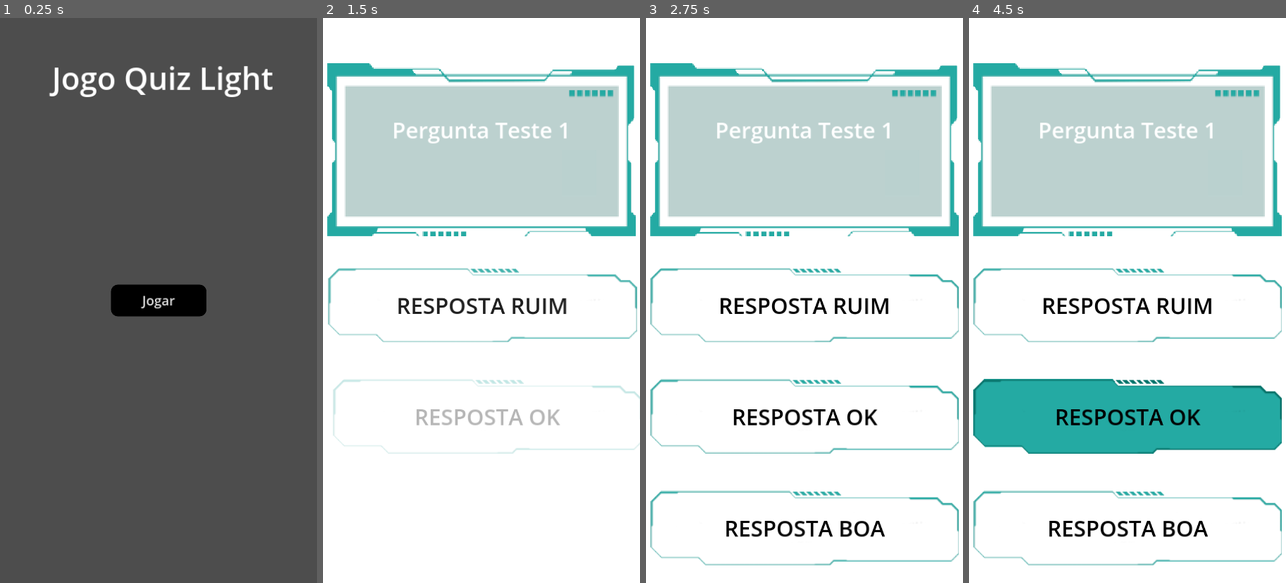
Above: before the commit, frames 1-4 (left to right).
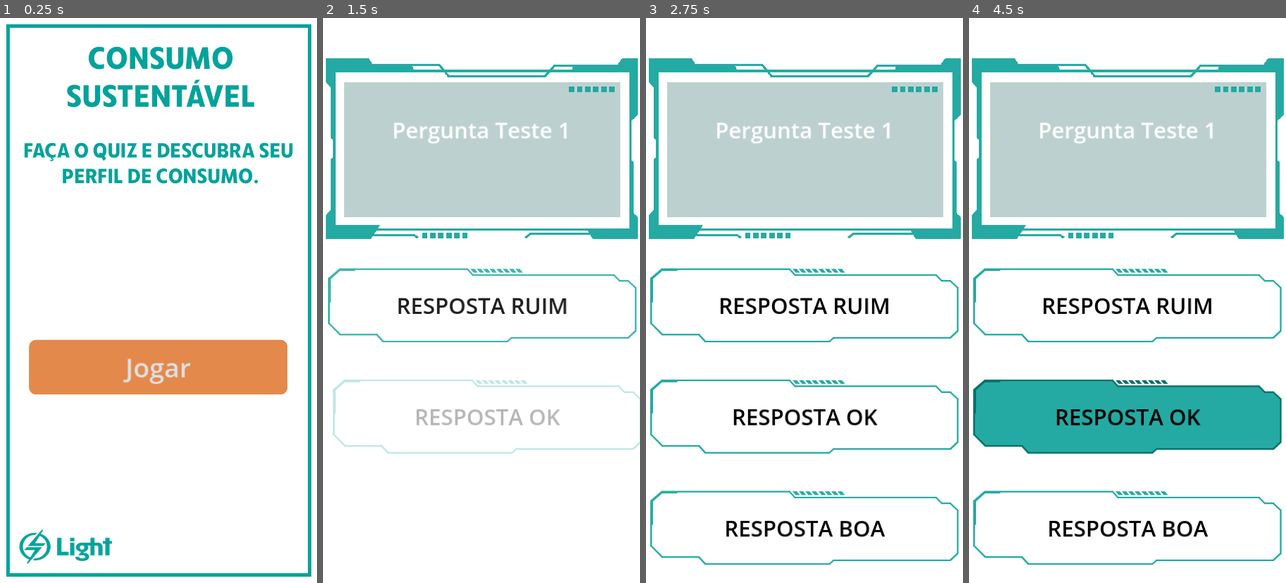
Above: after the commit, the same moments.

Repository: riquerique/Quiz-Light
Game: Godot game, scene res://scenes/menu.tscn
Same seed, same stepped clock (60 frames per second), same inputs: the game is played once before the commit and once after it.
Inputs:
- Up to frame 1 (0.25 s): no input
- Up to frame 2 (1.5 s): click "Jogar" at 0.5 s
- Up to frame 3 (2.75 s): no input
- Up to frame 4 (4.5 s): tap Enter at 3.5 s; click "RESPOSTA OK" at 4.25 s

The runs differ from the first frame. In frame 1, 99% of the frame differs, in the area x 0-100%, y 0-100%; in frame 2, 6.1%; in frame 3, 7.6%; in frame 4, 7.4%.

Commit message:
Overhaul Grafico + Pontos 2.0
Gráficos para os botões refeitos;
Background do Menu adicionado;
-------------------------------------
Mudança no sistema de pontos pra ser mais "justo"

Diff:
--- a/resources/Styles/button_hover.tres
+++ b/resources/Styles/button_hover.tres
@@ -1,7 +1,7 @@
 [gd_resource type="StyleBoxFlat" format=3 uid="uid://5hcpmylj6yyn"]
 
 [resource]
-bg_color = Color(0.0885599, 0.0885599, 0.0885599, 1)
+bg_color = Color(0.669017, 0.376672, 0.170294, 1)
 corner_radius_top_left = 16
 corner_radius_top_right = 16
 corner_radius_bottom_right = 16
--- a/resources/Styles/button_normal.tres
+++ b/resources/Styles/button_normal.tres
@@ -1,7 +1,7 @@
 [gd_resource type="StyleBoxFlat" format=3 uid="uid://k5bopk0s1r21"]
 
 [resource]
-bg_color = Color(0, 0, 0, 1)
+bg_color = Color(0.894044, 0.535675, 0.296464, 1)
 corner_radius_top_left = 16
 corner_radius_top_right = 16
 corner_radius_bottom_right = 16
--- a/scenes/main.tscn
+++ b/scenes/main.tscn
@@ -191,11 +191,17 @@
 
 [node name="TextureRect" type="TextureRect" parent="Content"]
 texture_filter = 1
-layout_mode = 0
-offset_left = 10.0
-offset_top = 102.0
-offset_right = 710.0
-offset_bottom = 495.0
+layout_mode = 1
+anchors_preset = 14
+anchor_top = 0.5
+anchor_right = 1.0
+anchor_bottom = 0.5
+offset_left = 6.0
+offset_top = -549.0
+offset_right = -5.0
+offset_bottom = -139.0
+grow_horizontal = 2
+grow_vertical = 2
 texture = ExtResource("3_8m7ml")
 
 [node name="Question_Info" type="VBoxContainer" parent="Content"]
--- a/scenes/menu.tscn
+++ b/scenes/menu.tscn
@@ -1,6 +1,7 @@
-[gd_scene load_steps=4 format=3 uid="uid://bfcimw1u8itdj"]
+[gd_scene load_steps=5 format=3 uid="uid://bfcimw1u8itdj"]
 
 [ext_resource type="Script" path="res://scripts/Controller/menu.gd" id="1_jn3gv"]
+[ext_resource type="Texture2D" uid="uid://dm2mo43q2ddnb" path="res://Assets/Images/Menu_BG.png" id="2_6i7d1"]
 [ext_resource type="StyleBox" uid="uid://5hcpmylj6yyn" path="res://resources/Styles/button_hover.tres" id="2_dpv2r"]
 [ext_resource type="StyleBox" uid="uid://k5bopk0s1r21" path="res://resources/Styles/button_normal.tres" id="2_l1mn0"]
 
@@ -13,36 +14,28 @@
 grow_vertical = 2
 script = ExtResource("1_jn3gv")
 
+[node name="TextureRect" type="TextureRect" parent="."]
+layout_mode = 0
+offset_right = 720.0
+offset_bottom = 1280.0
+texture = ExtResource("2_6i7d1")
+
 [node name="Button" type="Button" parent="."]
 layout_mode = 1
-anchors_preset = 8
-anchor_left = 0.5
+anchors_preset = 14
 anchor_top = 0.5
-anchor_right = 0.5
+anchor_right = 1.0
 anchor_bottom = 0.5
-offset_left = -108.5
-offset_top = -36.0
-offset_right = 108.5
-offset_bottom = 36.0
+offset_left = 66.0
+offset_top = 89.0
+offset_right = -67.0
+offset_bottom = 213.0
 grow_horizontal = 2
 grow_vertical = 2
-theme_override_font_sizes/font_size = 30
+theme_override_font_sizes/font_size = 60
 theme_override_styles/hover = ExtResource("2_dpv2r")
+theme_override_styles/pressed = ExtResource("2_dpv2r")
 theme_override_styles/normal = ExtResource("2_l1mn0")
 text = "Jogar"
 
-[node name="Label" type="Label" parent="."]
-layout_mode = 1
-anchors_preset = 15
-anchor_right = 1.0
-anchor_bottom = 1.0
-offset_left = 118.0
-offset_top = 88.0
-offset_right = -87.0
-offset_bottom = -1086.0
-grow_horizontal = 2
-grow_vertical = 2
-theme_override_font_sizes/font_size = 70
-text = "Jogo Quiz Light"
-
 [connection signal="pressed" from="Button" to="." method="_on_button_pressed"]
--- a/scenes/results.tscn
+++ b/scenes/results.tscn
@@ -31,12 +31,13 @@
 anchor_right = 1.0
 anchor_bottom = 0.5
 offset_top = -351.0
-offset_bottom = -289.0
+offset_bottom = -225.0
 grow_horizontal = 2
 grow_vertical = 2
 theme_override_font_sizes/font_size = 40
 text = "SEU PERFIL É: "
 horizontal_alignment = 1
+autowrap_mode = 3
 
 [node name="Description" type="Label" parent="."]
 layout_mode = 1
@@ -45,9 +46,9 @@
 anchor_right = 1.0
 anchor_bottom = 0.5
 offset_left = 30.0
-offset_top = -267.0
+offset_top = -219.0
 offset_right = -30.0
-offset_bottom = -14.0
+offset_bottom = 34.0
 grow_horizontal = 2
 grow_vertical = 2
 theme_override_font_sizes/font_size = 40
--- a/scripts/resultado.gd
+++ b/scripts/resultado.gd
@@ -1,11 +1,16 @@
 extends Control
 
+var num_perguntas = 2
+var max_pontos = 15 * num_perguntas
+var min_pontos = 5 * num_perguntas
+var high_score = 0.8 * max_pontos
+var med_score = 0.5 * max_pontos
 # Called when the node enters the scene tree for the first time.
 func _ready() -> void:
-	if GlobalVar.pontos >= 20:
+	if GlobalVar.pontos >= high_score:
 		$Profile.text += "Energético Sustentável"
 		$Description.text = "Parabéns! Seus hábitos mostram um alto nível de consciência energética. Continue assim!"
-	elif GlobalVar.pontos >= 10:
+	elif GlobalVar.pontos >= med_score:
 		$Profile.text += "Moderado Consciente"
 		$Description.text = "Você está no caminho certo, mas ainda pode melhorar alguns aspectos do seu consumo energético."
 	else:
@@ -13,4 +18,5 @@
 		$Description.text = "Seus hábitos mostram um consumo energético elevado. Que tal revisar seus comportamentos e ajudar o planeta?"
 
 func _on_button_pressed() -> void:
+	GlobalVar.pontos = 0
 	get_tree().change_scene_to_file('res://scenes/menu.tscn')
Binary file changed: Assets/Images/Button.png
Binary file added: Assets/Images/Menu_BG.png
Not shown, added: Assets/Images/Menu_BG.png.import
Binary file changed: Assets/Images/question_layout.png
